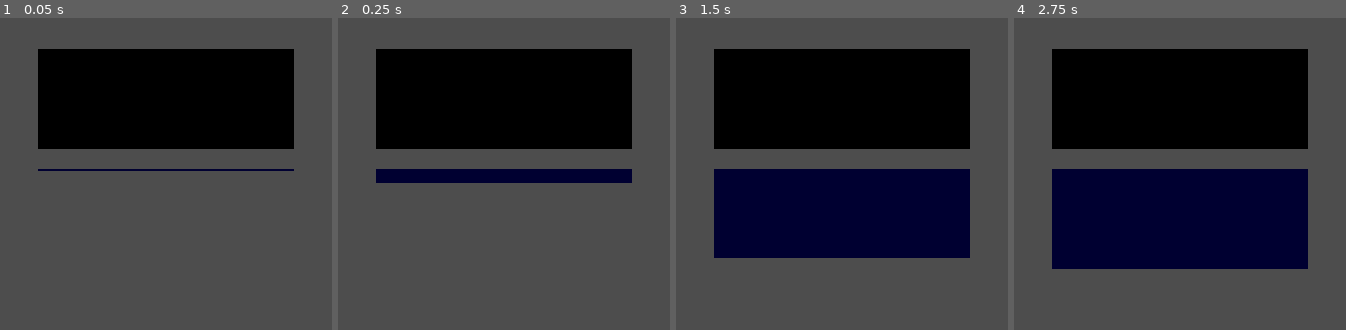
Above: before the commit, frames 1-4 (left to right).
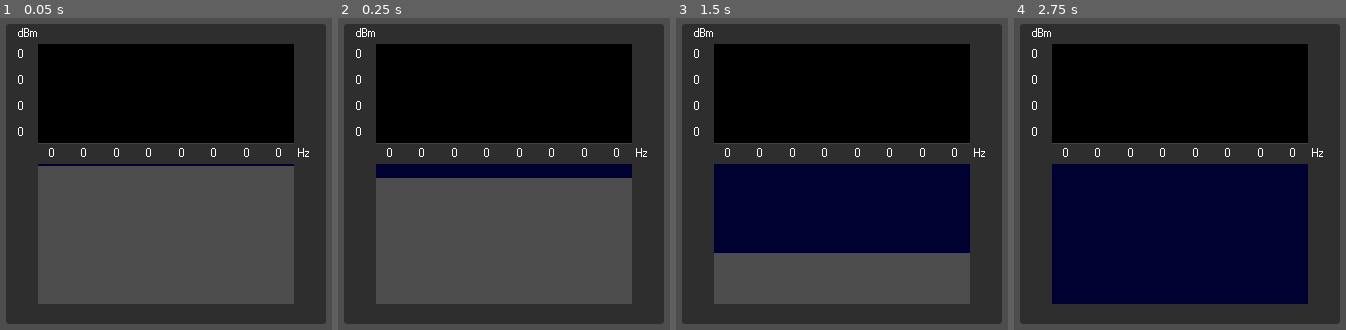
Above: after the commit, the same moments.

Repository: Nores33/Godot-Audio-FFT
Game: Godot game, scene res://Scenes/main.tscn
The game is run twice, just before and just after one commit, with the same random seed, the same clock (stepped at 60 frames per second) and the same inputs.
Inputs:
- Up to frame 1 (0.05 s): no input
- Up to frame 2 (0.25 s): no input
- Up to frame 3 (1.5 s): no input
- Up to frame 4 (2.75 s): tap Enter at 2 s

The runs differ from the first frame. In frame 1, 36% of the frame differs, in the area x 1-99%, y 1-99%; in frame 2, 37%; in frame 3, 37%; in frame 4, 45%.

Commit message:
Implementing FFT axis labels
* Changed scene tree format (Now there's a main panel with both displays as childs of it).
* Added axis labels to FFT Display (WIP)

Diff:
--- /dev/null
+++ b/Font_Theme.tres
@@ -0,0 +1,7 @@
+[gd_resource type="Theme" load_steps=2 format=3 uid="uid://b7rnt3j5nova8"]
+
+[ext_resource type="FontFile" uid="uid://de3clrck8tnoj" path="res://Fonts/Windows Regular.ttf" id="1_wwtqa"]
+
+[resource]
+default_font = ExtResource("1_wwtqa")
+default_font_size = 12
--- a/Scenes/main.tscn
+++ b/Scenes/main.tscn
@@ -1,16 +1,19 @@
-[gd_scene load_steps=7 format=3 uid="uid://b0864m2ekmq3k"]
+[gd_scene load_steps=10 format=3 uid="uid://b0864m2ekmq3k"]
 
 [ext_resource type="Script" path="res://Scripts/Audio_FFT.gd" id="1_3jwv1"]
 [ext_resource type="Shader" path="res://Shaders/FFT.gdshader" id="1_i0ker"]
+[ext_resource type="AudioStream" uid="uid://x4t5i3j1hdev" path="res://tone_sweep.mp3" id="2_rxf1e"]
+[ext_resource type="Script" path="res://Scripts/FFT Graph.gd" id="3_su4kd"]
+[ext_resource type="Theme" uid="uid://b7rnt3j5nova8" path="res://Font_Theme.tres" id="3_yqxh4"]
 [ext_resource type="PackedScene" uid="uid://cvvjq0r4bcekk" path="res://Scenes/waterfall_viewport.tscn" id="4_cj5no"]
-[ext_resource type="AudioStream" uid="uid://x4t5i3j1hdev" path="res://tone_sweep.mp3" id="5_2krvi"]
+[ext_resource type="FontFile" uid="uid://de3clrck8tnoj" path="res://Fonts/Windows Regular.ttf" id="4_h0n6g"]
 
 [sub_resource type="ShaderMaterial" id="ShaderMaterial_0nio0"]
 shader = ExtResource("1_i0ker")
 shader_parameter/values = PackedFloat32Array()
 
-[sub_resource type="ViewportTexture" id="ViewportTexture_o8xtw"]
-viewport_path = NodePath("WaterfallViewport")
+[sub_resource type="ViewportTexture" id="ViewportTexture_g1w2d"]
+viewport_path = NodePath("Panel/Waterfall Graph/WaterfallViewport")
 
 [node name="Main" type="Control"]
 layout_mode = 3
@@ -21,47 +24,124 @@
 grow_vertical = 2
 script = ExtResource("1_3jwv1")
 
-[node name="FFT Display" type="ColorRect" parent="."]
-material = SubResource("ShaderMaterial_0nio0")
+[node name="AudioStreamPlayer" type="AudioStreamPlayer" parent="."]
+stream = ExtResource("2_rxf1e")
+autoplay = true
+
+[node name="FFTTimer" type="Timer" parent="."]
+wait_time = 0.05
+
+[node name="Panel" type="Panel" parent="."]
 layout_mode = 1
 anchors_preset = 8
 anchor_left = 0.5
 anchor_top = 0.5
 anchor_right = 0.5
 anchor_bottom = 0.5
-offset_left = -128.0
-offset_top = -110.0
-offset_right = 128.0
-offset_bottom = -10.0
+offset_left = -160.0
+offset_top = -135.0
+offset_right = 160.0
+offset_bottom = 165.0
 grow_horizontal = 2
 grow_vertical = 2
+theme = ExtResource("3_yqxh4")
 
-[node name="Waterfall Display" type="TextureRect" parent="."]
+[node name="FFT Graph" type="Control" parent="Panel"]
 layout_mode = 1
-anchors_preset = 8
+anchors_preset = 5
 anchor_left = 0.5
-anchor_top = 0.5
 anchor_right = 0.5
-anchor_bottom = 0.5
+offset_left = -148.0
+offset_right = 148.0
+offset_bottom = 140.0
+grow_horizontal = 2
+script = ExtResource("3_su4kd")
+X_Label = "Hz"
+X_ticks = 8
+Y_Label = "dBm"
+Y_ticks = 4
+
+[node name="Y_Label" type="Label" parent="Panel/FFT Graph"]
+layout_mode = 1
+offset_right = 20.0
+offset_bottom = 20.0
+theme_override_fonts/font = ExtResource("4_h0n6g")
+theme_override_font_sizes/font_size = 12
+text = "dBm"
+horizontal_alignment = 1
+vertical_alignment = 1
+
+[node name="Y_Ticks_Container" type="VBoxContainer" parent="Panel/FFT Graph"]
+layout_mode = 1
+anchors_preset = 9
+anchor_bottom = 1.0
+offset_top = 20.0
+offset_right = 20.0
+offset_bottom = -20.0
+grow_vertical = 2
+
+[node name="FFT Display" type="ColorRect" parent="Panel/FFT Graph"]
+material = SubResource("ShaderMaterial_0nio0")
+layout_mode = 1
+anchors_preset = 1
+anchor_left = 1.0
+anchor_right = 1.0
+offset_left = -276.0
+offset_top = 20.0
+offset_right = -20.0
+offset_bottom = 120.0
+grow_horizontal = 0
+
+[node name="X_Label" type="Label" parent="Panel/FFT Graph"]
+layout_mode = 1
+anchors_preset = 3
+anchor_left = 1.0
+anchor_top = 1.0
+anchor_right = 1.0
+anchor_bottom = 1.0
+offset_left = -20.0
+offset_top = -20.0
+grow_horizontal = 0
+grow_vertical = 0
+theme_override_fonts/font = ExtResource("4_h0n6g")
+theme_override_font_sizes/font_size = 12
+text = "Hz"
+horizontal_alignment = 1
+vertical_alignment = 1
+
+[node name="X_Ticks_Container" type="HBoxContainer" parent="Panel/FFT Graph"]
+layout_mode = 1
+anchors_preset = 12
+anchor_top = 1.0
+anchor_right = 1.0
+anchor_bottom = 1.0
+offset_left = 20.0
+offset_top = -20.0
+offset_right = -20.0
+grow_horizontal = 2
+grow_vertical = 0
+
+[node name="Waterfall Graph" type="Control" parent="Panel"]
+layout_mode = 1
+anchor_left = 0.5
+anchor_top = 0.467
+anchor_right = 0.5
+anchor_bottom = 0.467
 offset_left = -128.0
-offset_top = 10.0
+offset_top = -0.100006
 offset_right = 128.0
-offset_bottom = 110.0
+offset_bottom = 139.9
+grow_horizontal = 2
+
+[node name="Waterfall Display" type="TextureRect" parent="Panel/Waterfall Graph"]
+layout_mode = 1
+anchors_preset = 15
+anchor_right = 1.0
+anchor_bottom = 1.0
 grow_horizontal = 2
 grow_vertical = 2
-texture = SubResource("ViewportTexture_o8xtw")
+texture = SubResource("ViewportTexture_g1w2d")
 
-[node name="WaterfallViewport" parent="." instance=ExtResource("4_cj5no")]
+[node name="WaterfallViewport" parent="Panel/Waterfall Graph" instance=ExtResource("4_cj5no")]
 
-[node name="AudioStreamPlayer" type="AudioStreamPlayer" parent="."]
-stream = ExtResource("5_2krvi")
-autoplay = true
-
-[node name="WaterfallTimer" type="Timer" parent="."]
-wait_time = 0.05
-
-[node name="FFTTimer" type="Timer" parent="."]
-wait_time = 0.05
-
-[connection signal="timeout" from="WaterfallTimer" to="." method="_on_waterfall_timer_timeout"]
 [connection signal="timeout" from="FFTTimer" to="." method="_on_fft_timer_timeout"]
--- a/Scenes/waterfall_viewport.tscn
+++ b/Scenes/waterfall_viewport.tscn
@@ -24,7 +24,7 @@
 shader_parameter/buffer = SubResource("ViewportTexture_1t7cu")
 
 [node name="WaterfallViewport" type="SubViewport"]
-size = Vector2i(256, 100)
+size = Vector2i(256, 140)
 
 [node name="ColorRect" type="ColorRect" parent="."]
 material = SubResource("ShaderMaterial_3g7jc")
@@ -35,7 +35,7 @@
 grow_vertical = 2
 
 [node name="Buffer" type="SubViewport" parent="."]
-size = Vector2i(256, 100)
+size = Vector2i(256, 140)
 
 [node name="ColorRect" type="ColorRect" parent="Buffer"]
 material = SubResource("ShaderMaterial_k2uj6")
--- a/Scripts/Audio_FFT.gd
+++ b/Scripts/Audio_FFT.gd
@@ -11,7 +11,6 @@
 var values = []
 
 func _ready():
-	$WaterfallTimer.start()
 	$FFTTimer.start()
 	spectrum = AudioServer.get_bus_effect_instance(0, 0)
 	# $"WaterfallViewport/ColorRect".get_material().set_shader_parameter("time_factor", 5)
@@ -33,8 +32,7 @@
 	for i in range(VU_COUNT):
 		values[i] = data[i]
 
+	$"Panel/Waterfall Graph/WaterfallViewport/ColorRect".get_material().set_shader_parameter("values",values)
+
 func _on_fft_timer_timeout():
-	$"FFT Display".get_material().set_shader_parameter("values",values)
-
-func _on_waterfall_timer_timeout():
-	$"WaterfallViewport/ColorRect".get_material().set_shader_parameter("values",values)
+	$"Panel/FFT Graph/FFT Display".get_material().set_shader_parameter("values",values)
--- /dev/null
+++ b/Scripts/FFT Graph.gd
@@ -0,0 +1,37 @@
+# Followed Tutorial: https://www.youtube.com/watch?app=desktop&v=6rMezOhK87Y
+extends Control
+
+@export var Line_Color : Color = Color.YELLOW
+@export var BG_Color : Color = Color.BLACK
+
+@export var X_Label = ""
+@export var X_ticks = 1
+@export var Y_Label = ""
+@export var Y_ticks = 1
+
+var X_min_value
+var X_max_value
+
+var Y_min_value
+var Y_max_value
+
+func _ready():
+	# Not working
+	$Y_Label.set_text(Y_Label)
+	$X_Label.set_text(X_Label)
+
+	for i in range(X_ticks):
+		var x_tick = Label.new()
+		x_tick.add_theme_font_size_override("font size", 5)
+		x_tick.size_flags_horizontal = Control.SIZE_EXPAND_FILL
+		x_tick.horizontal_alignment = HORIZONTAL_ALIGNMENT_CENTER
+		x_tick.text = "0"
+		$X_Ticks_Container.add_child(x_tick)
+
+	for i in range(Y_ticks):
+		var y_tick = Label.new()
+		y_tick.add_theme_font_size_override("font size", 5)
+		y_tick.size_flags_vertical = Control.SIZE_EXPAND_FILL
+		y_tick.vertical_alignment = VERTICAL_ALIGNMENT_CENTER
+		y_tick.text = "0"
+		$Y_Ticks_Container.add_child(y_tick)
--- a/Shaders/FFT.gdshader
+++ b/Shaders/FFT.gdshader
@@ -1,7 +1,7 @@
 shader_type canvas_item;
 
 #define SAMPLES 256
-#define TOLERANCE 0.5
+#define TOLERANCE 1.0
 
 uniform float values[SAMPLES];
 
@@ -19,7 +19,7 @@
     if(x < float(SAMPLES)){
         float start_line = values[int(x)];
         float end_line = values[int(x)+1];
-        if((y < start_line && y > end_line)||(y > start_line && y < end_line)||(y > values[int(x)]-TOLERANCE && y < values[int(x)]+TOLERANCE)){
+        if((y < start_line && y > end_line)||(y > start_line && y < end_line)||(y > values[int(x)] && y < values[int(x)]+TOLERANCE)){
             return vec4(0.5, 0.0, 1.0, 1.0); //return purple
         }
     }
@@ -29,7 +29,7 @@
 vec4 Draw_FFT_Points(float x, float y){
     if(x < float(SAMPLES)){
         float value = values[int(x)];
-        if(y > value-TOLERANCE && y < value+TOLERANCE){
+        if(y > value && y < value+TOLERANCE){
             return vec4(0.5, 0.0, 1.0, 1.0); //return purple
         }
     }
--- a/project.godot
+++ b/project.godot
@@ -23,3 +23,7 @@
 [dotnet]
 
 project/assembly_name="Audio FFT"
+
+[rendering]
+
+textures/canvas_textures/default_texture_filter=0
Binary file added: Fonts/Windows Regular.ttf
Not shown, added: Fonts/Windows Regular.ttf.import
